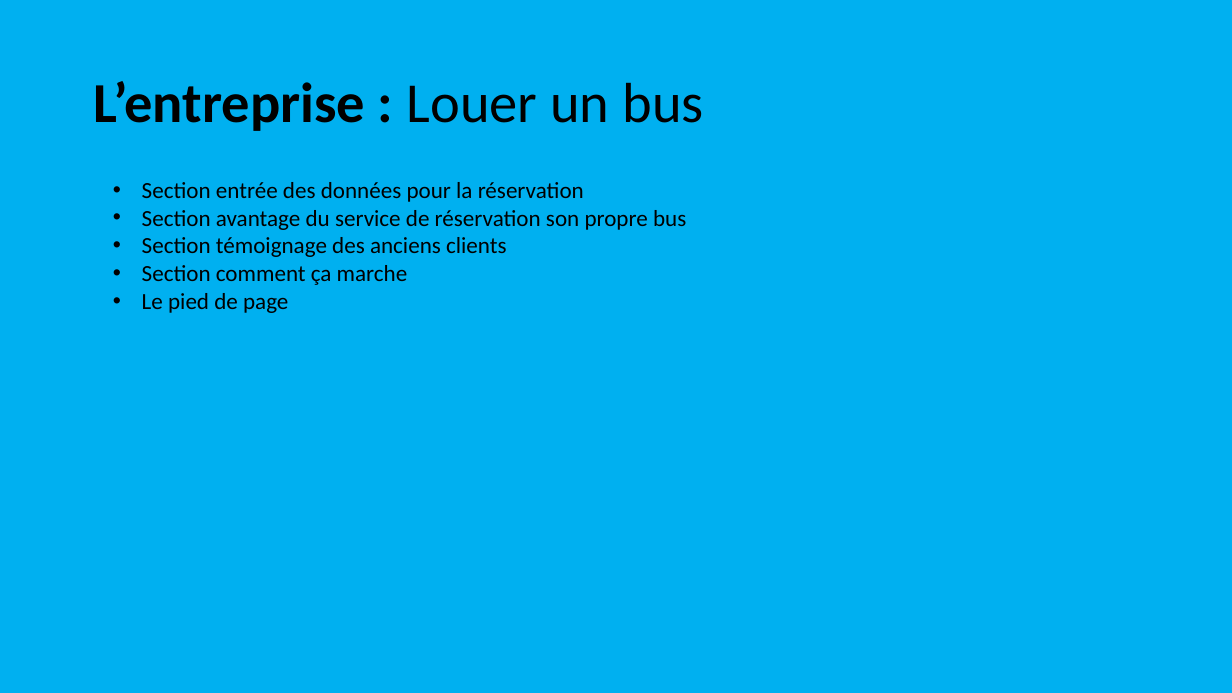
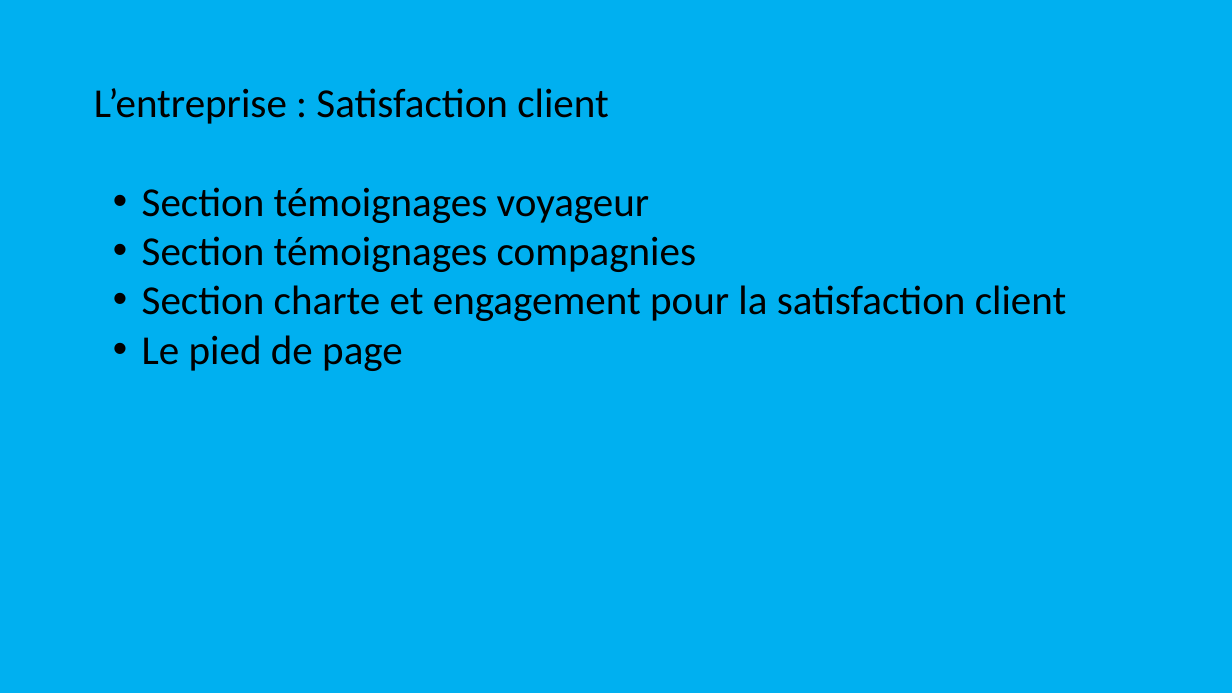
Before and after one commit to Traore-Yao/flash-go-Docs-repo-, a slide deck: slide 10 of plan du site.pptx. Drawn at 1232x693 pixels with LibreOffice and Linux fonts; fonts in the diff are those of the drawing. Boxes give left, top, right and bottom in pixels: in the first picture for what was removed or moved away, otherwise in the second. Text is boxed around its words. In the diff, an @@ line names an element or a change of style, - is before the commit and + after.

```diff
--- a/plan du site.pptx
+++ b/plan du site.pptx
@@ title at [94,88,609,124]: text changed; size 44 to 32 pt; bold off @@
-L’entreprise : Louer un bus
+L’entreprise : Satisfaction client
@@ text at [142,187,1067,321]: text changed; size 18 to 32 pt @@
-• Section entrée des données pour la réservation
-• Section avantage du service de réservation son propre bus
-• Section témoignage des anciens clients
-• Section comment ça marche
+• Section témoignages voyageur
+• Section témoignages compagnies
+• Section charte et engagement pour la satisfaction client
@@ text at [142,335,403,371]: size 18 to 32 pt in "Le pied de page" @@
```
Also in this commit, not shown: 11 other slides changed.
